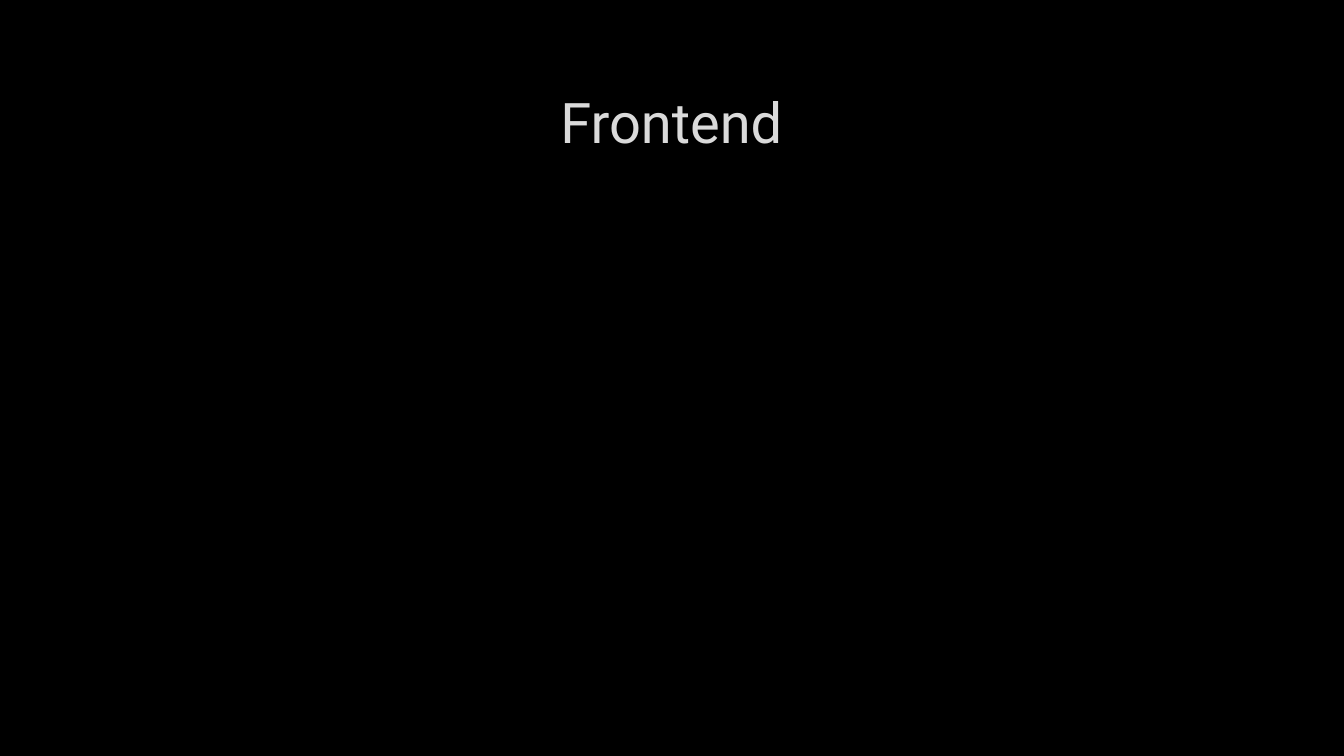
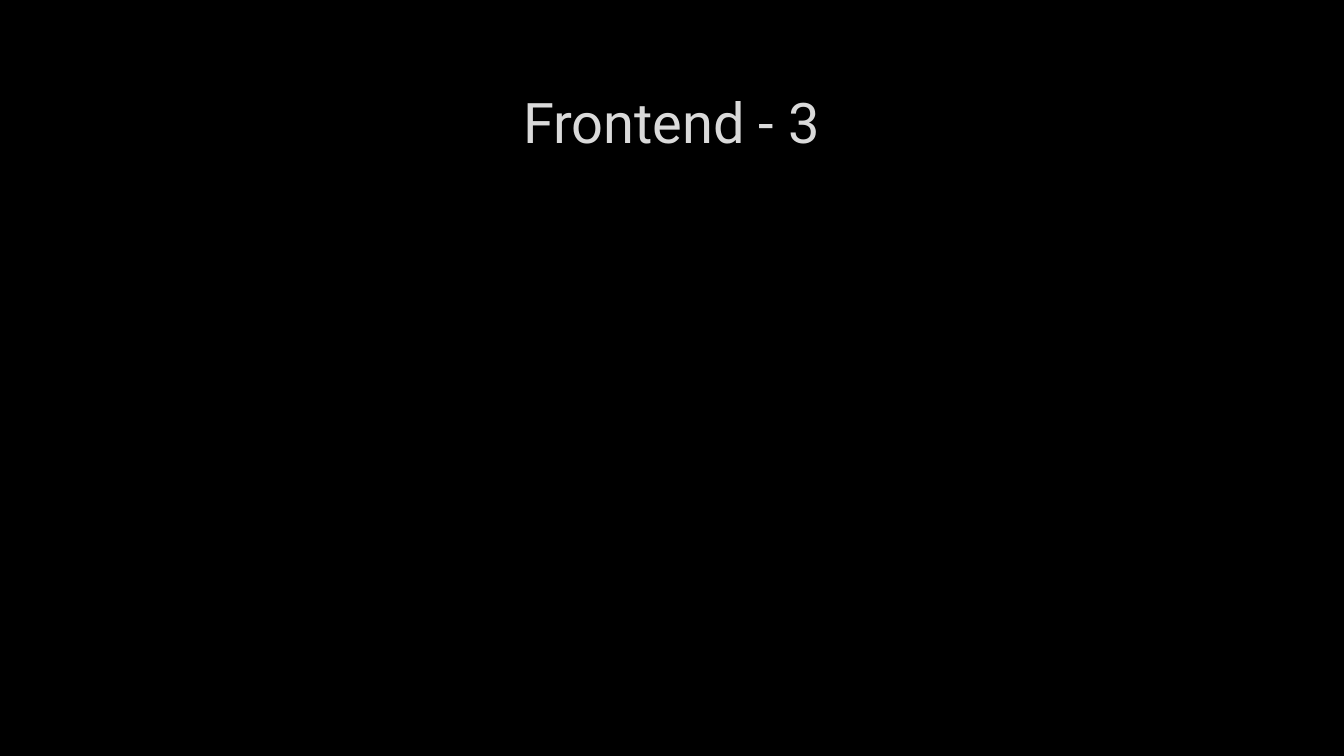
Before and after one commit to Soultoe/LinkedECE, a slide deck: slide 6 of Show.pptx. Drawn at 1344x756 pixels with LibreOffice and Linux fonts; fonts in the diff are those of the drawing; background and template pictures are left out. Boxes give left, top, right and bottom in pixels: in the first picture for what was removed or moved away, otherwise in the second. Text is boxed around its words. In the diff, an @@ line names an element or a change of style, - is before the commit and + after.

```diff
--- a/Show.pptx
+++ b/Show.pptx
@@ title at [523,101,819,144]: text changed @@
-Frontend
+Frontend - 3
```
Also in this commit, not shown: 2 other slides changed, 7 slides added, 1 slide removed, 6 other files.
